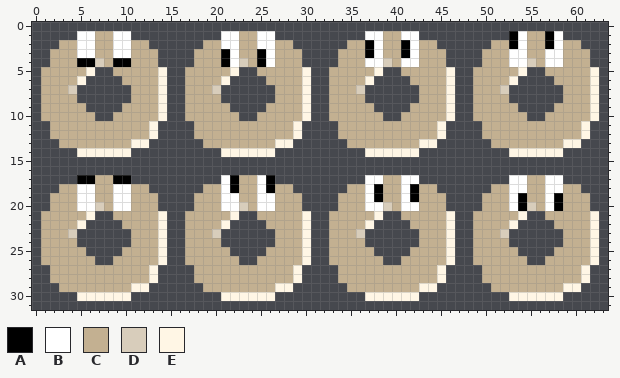
A pixel-art sprite gets an edit: Assets/Sprites/Christian Imagery/Bagel.png. Above is the file before it was changed.
The file is 64x32 pixels.
Palette (. is transparent): A #000000  B #ffffff  C #c3b091  D #d8cdbb  E #fff6e5
And afterwards:
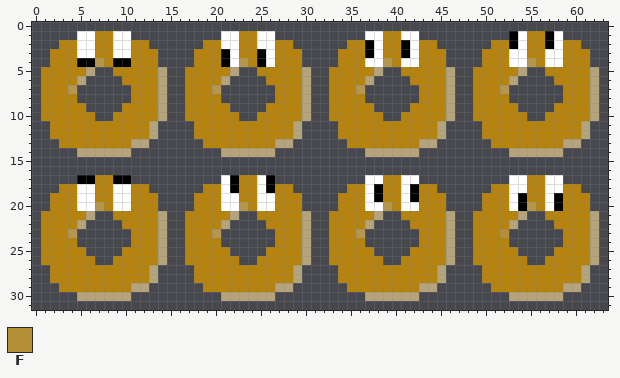
Colours new in this view: F #b58f38
From the commit log: Put the bagel back in the oven
Edits made:
colour C: #c3b091 -> #b5830e
colour D: #d8cdbb -> #b5964e
colour E: #fff6e5 -> #b5a47b
y 23: x 52 D -> F
